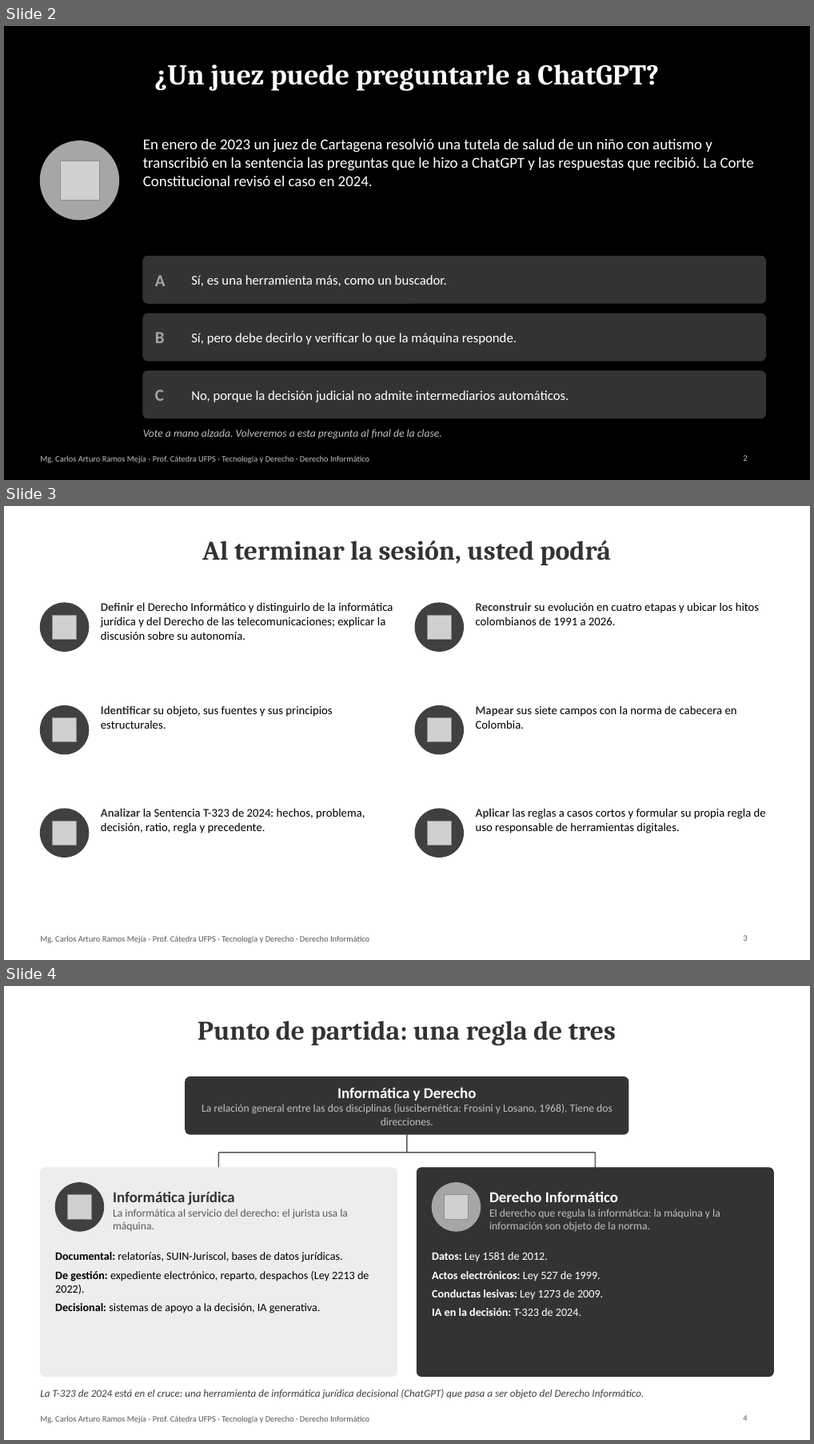
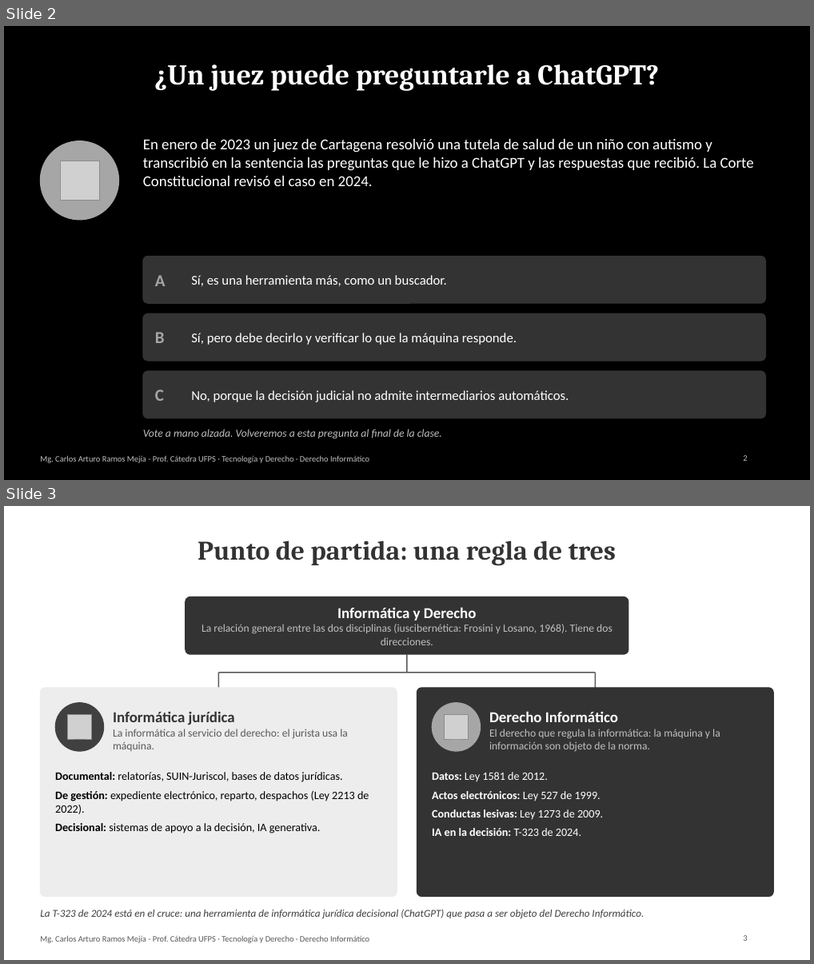
Before and after one commit to Arturoramos22/Arturoramos22, a slide deck: clase-derecho-informatico/DIAPOSITIVAS.pptx. Shown one above the other, each under a label of ours: slides 2, 3 and 4 before the commit, slides 2 and 3 after it. The pictures are 814x1444 and 814x964 pixels, drawn with LibreOffice and Linux fonts; fonts in the diff are those of the drawing; grey boxes stand for pictures. Boxes give left, top, right and bottom in pixels: in the first picture for what was removed or moved away, otherwise in the second. Text is boxed around its words. In the diff, an @@ line names an element or a change of style, - is before the commit and + after.

```diff
--- a/clase-derecho-informatico/DIAPOSITIVAS.pptx
+++ b/clase-derecho-informatico/DIAPOSITIVAS.pptx
@@ slide 3 removed at (4,506,810,960), background #FFFFFF; not listed: 1 template element that a slide beside it also shows @@
@@ title removed at (202,540,611,565) @@
-Al terminar la sesión, usted podrá
@@ ellipse removed at (40,603,89,651) @@
@@ picture removed at (52,615,77,639) @@
@@ text removed at (101,602,393,640) @@
-Definir el Derecho Informático y distinguirlo de la informática jurídica y del Derecho de las telecomunicaciones; explicar la discusión sobre su autonomía.
@@ ellipse removed at (415,603,464,651) @@
@@ picture removed at (427,615,452,639) @@
@@ text removed at (476,602,759,625) @@
-Reconstruir su evolución en cuatro etapas y ubicar los hitos colombianos de 1991 a 2026.
@@ ellipse removed at (40,706,89,754) @@
@@ picture removed at (52,718,77,742) @@
@@ text removed at (101,705,332,728) @@
-Identificar su objeto, sus fuentes y sus principios estructurales.
@@ ellipse removed at (415,706,464,754) @@
@@ picture removed at (427,718,452,742) @@
@@ text removed at (476,705,738,728) @@
-Mapear sus siete campos con la norma de cabecera en Colombia.
@@ ellipse removed at (40,808,89,857) @@
@@ text removed at (101,808,365,833) @@
-Analizar la Sentencia T-323 de 2024: hechos, problema, decisión, ratio, regla y precedente.
@@ ellipse removed at (415,808,464,857) @@
@@ text removed at (476,808,766,833) @@
-Aplicar las reglas a casos cortos y formular su propia regla de uso responsable de herramientas digitales.
@@ picture removed at (52,820,77,844) @@
@@ picture removed at (427,820,452,844) @@
@@ page number removed at (743,935,747,940) @@
-3
@@ what was slide 4 is now slide 3 @@
@@ page number at (743,935,747,940): text changed @@
-4
+3
```
Also in this commit, not shown: 4 other files.
